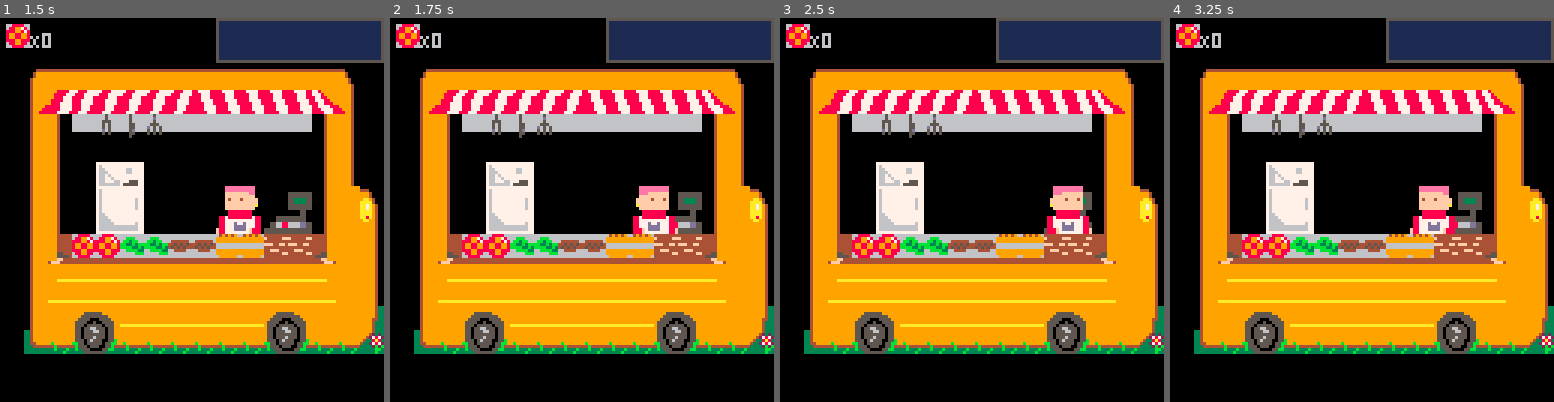
Above: before the commit, frames 1-4 (left to right).
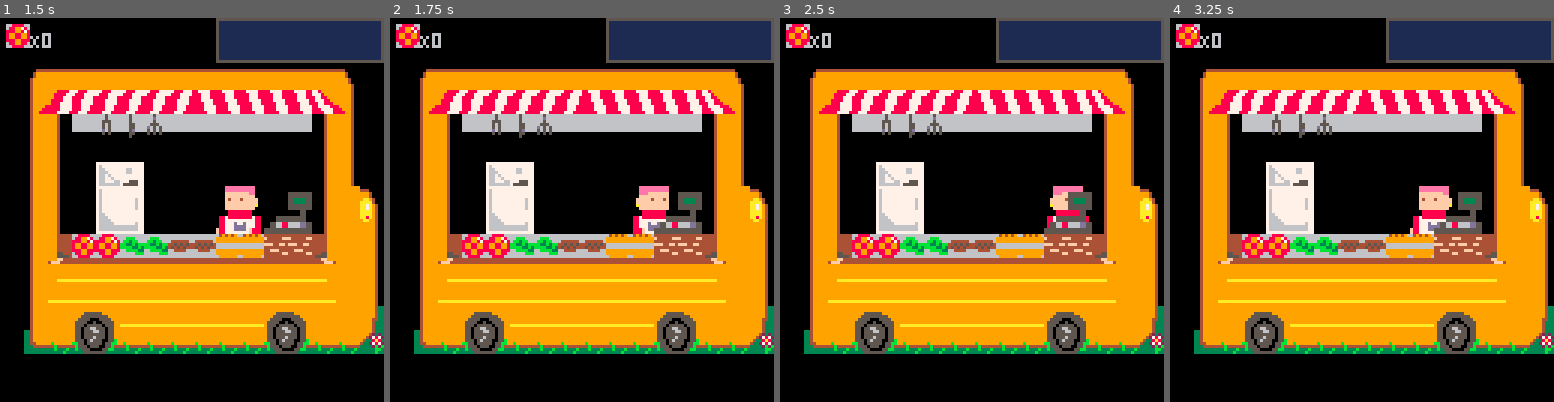
Above: after the commit, the same moments.

Repository: Agrumee/projet-collectif---pico-8-pico-resto
Game: PICO-8 cartridge PicoRestoV1.p8
Two runs of this game, one before a commit and one after it. Both use one fixed random seed, a clock stepped at 60 frames per second and the inputs below.
Inputs:
- Up to frame 1 (1.5 s): no input
- Up to frame 2 (1.75 s): hold Right from 1.6 s (still down)
- Up to frame 3 (2.5 s): release Right at 2.1 s; hold Up 2.15-2.42 s; hold Right from 2.47 s (still down)
- Up to frame 4 (3.25 s): release Right at 3.03 s; hold Left from 3.08 s (still down)

Frame 1 is identical in both runs. In frame 2, 0.2% of the frame differs, in the area x 68-75%, y 51-57%; in frame 3, 0.6%, in the area x 69-82%, y 45-57%; in frame 4, 0.2%.

Commit message:
caisse enregistreuse

Diff:
--- a/PicoRestoV1.p8
+++ b/PicoRestoV1.p8
@@ -1,6 +1,7 @@
 pico-8 cartridge // http://www.pico-8.com
 version 38
 __lua__
+--global
 function _init()
     create_player()
 end
@@ -11,8 +12,10 @@
     draw_map()
     draw_player()
     draw_ingredient()
-end
--->8
+    draw_caisse()
+end
+-->8
+--gameplay-chef
 function create_player()
     chef = {
     x = 9,
@@ -45,13 +48,11 @@
 
 				if chef.x == 3
 				and chef.y == 7
-				and btn(⬇️)
+				and btnp(⬇️)
 				then
 				chef.tomate += 1
 				end
 
-//				if(btn(⬆️)) newy-=1
-//				if(btn(⬇️)) newy+=1
     if check_flag(0, newx, newy) then
     else
         chef.x = newx
@@ -62,6 +63,7 @@
     spr(chef.sprite, chef.x*8, chef.y*8, 2, 2)
 end
 -->8
+--foodtruck
 function draw_map()
 				cls()
     map(0, 0, 0, 0)
@@ -70,13 +72,22 @@
     local sprite = mget(x, y)
     return fget(sprite, flag)
 end
--->8
---test
+
+function draw_caisse()
+ spr(102,88,56,2,2)
+
+end
+-->8
+--inventaire
 
 function draw_ingredient()
  spr(226,2,2)
  print("X" .. chef.tomate,10,5)
 end
+-->8
+--timer-score
+-->8
+--gameplay-client
 __gfx__
 00000000000000000000000000000000000000000000000000000000000000000000000000000000000000000000000000000000000000000000000000000000
 00000333000033300000000000000000000000000000000000000000000000000000000000000000000000000000000000000000000000000000000000000000
@@ -126,14 +137,14 @@
 887777888999940000499998999999999999999999999999999999999994000000004999000000004b55505550055b4499944444444449999999940000000000
 888777788899940000499988999999999999999999999999999999999994000000004999000000003b3555000055bb3399955444444559999999940000000000
 888877788889940000499888999aaaaa99999999aaaaaaaaaaaaa999999400000000499900000000333355555553333399955554455559999999940000000000
-51111111555555555555555566666666000000000000000000000000000000000777777044444444777777777777777799999999000000000000000000000000
-511111111111111511111111666666660000000000005555000000000000000006777670f44444ff767777777777777799999999000000004440000000000000
-51111111111111151111111166666666000000000000533500000000555555550667777044444444766777777766777799999999000000009994000000000000
-511111111111111511111111666666660000000000005555000000005555555506665570fff44ff4766677777766777799999999000000009994000000000000
-51111111111111151111111166666666000000000000005000000000553333550777777044444444766767777777777799999999000000009999400000000000
-51111111111111151111111166666666000000000055555000000000553333550767777044fff444766776777777777799999999000000009999400000000000
-5555555511111115111111110000000000000000056866d5000000005555555507666670444444ff7667776677755577aaaaaaaa000000009999940000000000
-00000000111111151111111100000000000000005555555500000000555555550777777044444444766666667555557799999999000000009999940000000000
+51111111555555555555555566666666000000000000000000000000000000000000000044444444777777777777777799999999000000000000000000000000
+511111111111111511111111666666660000000000000000000000000000000000000000f44444ff767777777777777799999999000000004440000000000000
+51111111111111151111111166666666000000000000000000000000555555550000000044444444766777777766777799999999000000009994000000000000
+511111111111111511111111666666660000000000000000000000005555555500000000fff44ff4766677777766777799999999000000009994000000000000
+51111111111111151111111166666666000000000000000000000000553333550000000044444444766767777777777799999999000000009999400000000000
+51111111111111151111111166666666000000000000000000000000553333550000000044fff444766776777777777799999999000000009999400000000000
+555555551111111511111111000000000000000000000000000000005555555500000000444444ff7667776677755577aaaaaaaa000000009999940000000000
+00000000111111151111111100000000000000000000000000000000555555550000000044444444766666667555557799999999000000009999940000000000
 55555555111111151111111166656666666566666665666600000000000055000000000000000000767777777777777777777777777777770000000000000000
 51111111111111151111111166656666666d66666665666600000000000055000000000000000000766777777777777776777777777777770000000000000000
 51111111111111151111111166555666666566666665666600005555555555000000000000000000766677777777777776777777777777770000000000000000
